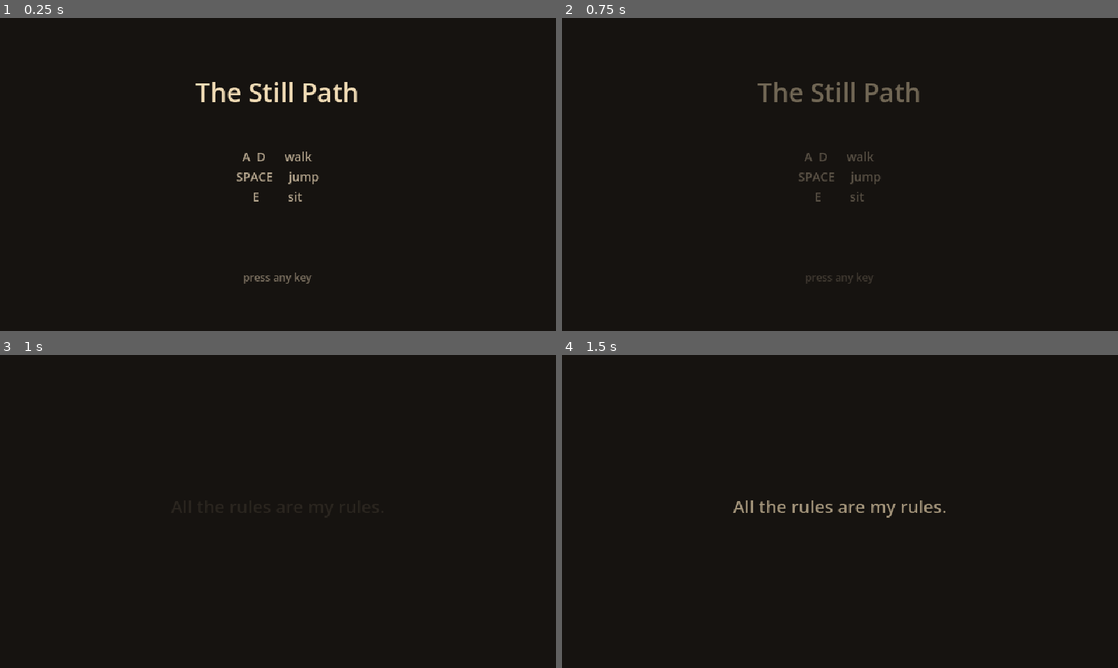
Above: before the commit, frames 1-4 (two rows, left to right).
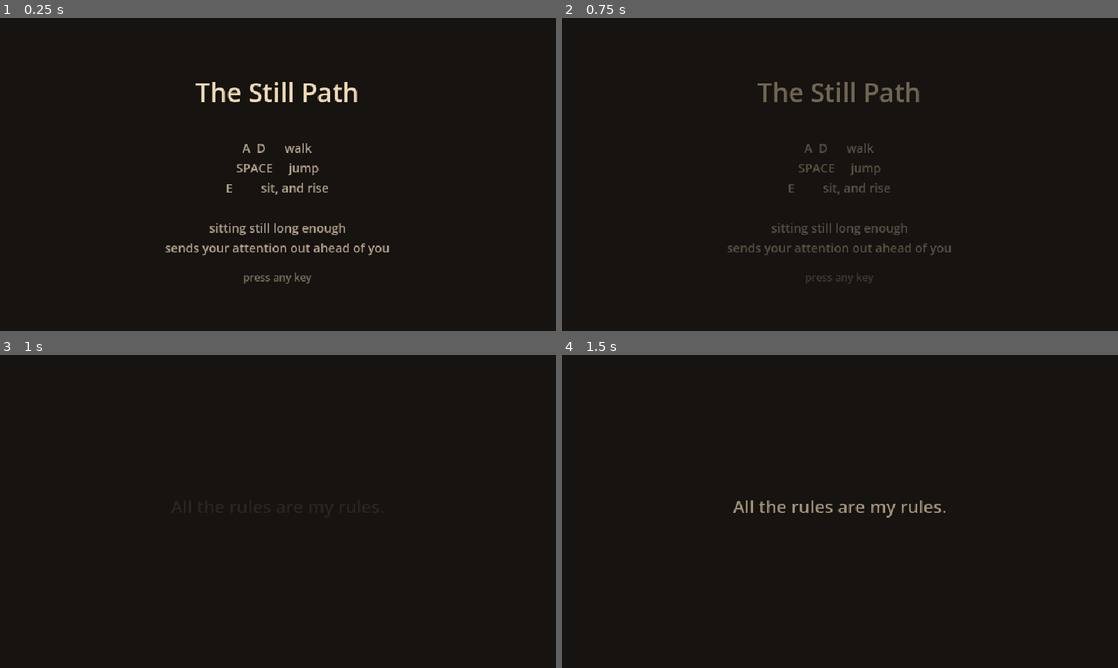
Above: after the commit, the same moments.

Repository: MariusHeider/the-still-path
Game: Godot game, scene res://Scenes/title.tscn
Same seed, same stepped clock (60 frames per second), same inputs: the game is played once before the commit and once after it.
Inputs (mouse positions are in pixels of both pictures, inside the frame that each line leads up to):
- Up to frame 1 (0.25 s): no input
- Up to frame 2 (0.75 s): tap Enter at 0.5 s; move the mouse to (962, 158) at 0.52 s; hold D (move_right) from 0.53 s (still down); tap E (interact) at 0.6 s; click (962, 158) at 0.67 s
- Up to frame 3 (1 s): keep holding D (move_right); tap Space (jump) at 0.77 s
- Up to frame 4 (1.5 s): keep holding D (move_right); move the mouse to (728, 527) at 1.27 s; tap E (interact) at 1.35 s

The runs differ from the first frame. In frame 1, 1.7% of the frame differs, in the area x 29-70%, y 40-76%; in frame 2, 1.4%; in frame 3, nothing differs; in frame 4, nothing differs.

Commit message:
Teach the awareness controls where they are needed
The controls screen cannot usefully explain steering the attention, because at
that point the player has no attention to steer. The readout now says what to
do at the moment it becomes possible: how to move it while it rests, and
whether the body could arrive where it currently is.

Co-Authored-By: Claude Opus 5 <noreply@anthropic.com>

Diff:
--- a/Scenes/title.tscn
+++ b/Scenes/title.tscn
@@ -28,14 +28,17 @@
 horizontal_alignment = 1
 
 [node name="Controls" type="Label" parent="."]
-offset_top = 150.0
+offset_top = 140.0
 offset_right = 640.0
-offset_bottom = 240.0
+offset_bottom = 260.0
 theme_override_colors/font_color = Color(0.706, 0.647, 0.553, 1)
 theme_override_font_sizes/font_size = 14
 text = "A  D      walk
 SPACE     jump
-E         sit"
+E         sit, and rise
+
+sitting still long enough
+sends your attention out ahead of you"
 horizontal_alignment = 1
 
 [node name="Prompt" type="Label" parent="."]
--- a/Scripts/level_map.gd
+++ b/Scripts/level_map.gd
@@ -49,6 +49,7 @@
 
 var _nest: Nest
 var _elephant: Elephant
+var _awareness: Awareness
 
 @onready var _terrain: TileMapLayer = $Terrain
 @onready var _entities: Node2D = $Entities
@@ -122,6 +123,7 @@
 			if node is Seeker:
 				player = node
 				focus = node.get_node("FocusSystem")
+				_awareness = node.get_node_or_null("Awareness")
 			elif node is Nest:
 				_nest = node
 			elif node is Elephant:
@@ -185,7 +187,7 @@
 		return
 	if player.is_still:
 		if focus.target == null:
-			_readout.text = "still. nothing within reach"
+			_readout.text = _idle_hint()
 		return
 	_readout.text = "settling  %s" % _meter(seconds / maxf(player.stillness_threshold, 0.01))
 
@@ -195,6 +197,17 @@
 		_refresh()
 		return
 	_readout.text = "attending  %s" % _meter(ratio)
+
+
+## What to say while he is settled but nothing is responding. Once the attention
+## has been sent somewhere the body could stand, this is the only prompt the
+## player needs to discover the whole mechanic.
+func _idle_hint() -> String:
+	if _awareness != null and _awareness.is_projected():
+		if _awareness.find_landing() != null:
+			return "E to go there"
+		return "nothing to stand on"
+	return "WASD moves your attention"
 
 
 func _meter(ratio: float) -> String:
@@ -210,6 +223,6 @@
 	elif not player.is_still:
 		_readout.text = "settling  %s" % _meter(0.0)
 	elif focus.target == null:
-		_readout.text = "still. nothing within reach"
+		_readout.text = _idle_hint()
 	else:
 		_on_progress_changed(0.0)
Not shown, added: docs/index.apple-touch-icon.png.import
Not shown, added: docs/index.icon.png.import
Not shown, added: docs/index.png.import
Not shown, changed: docs/index.html
Not shown, changed: docs/index.pck
